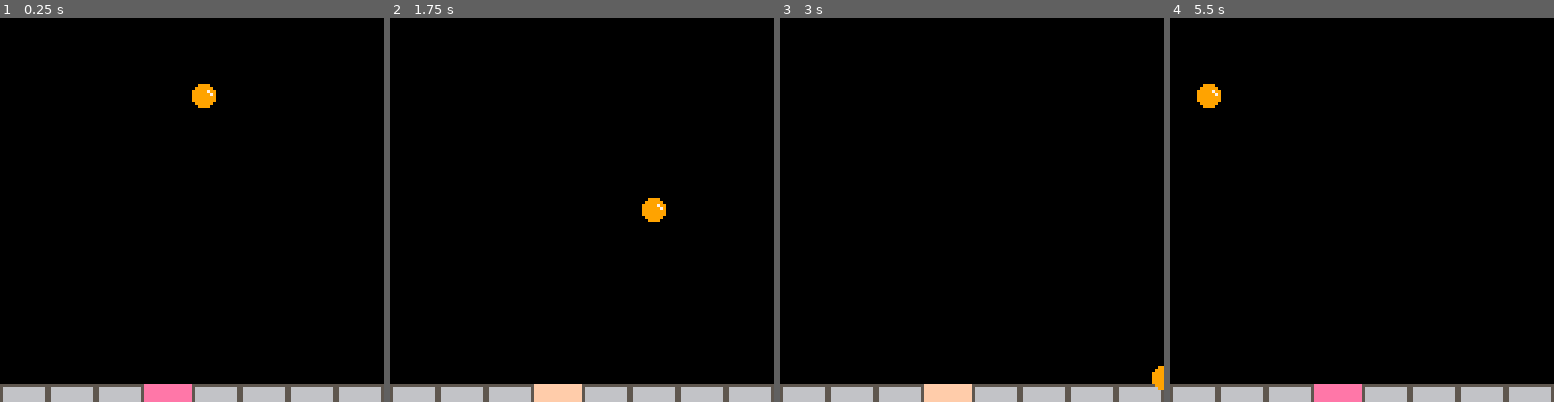
Above: before the commit, frames 1-4 (left to right).
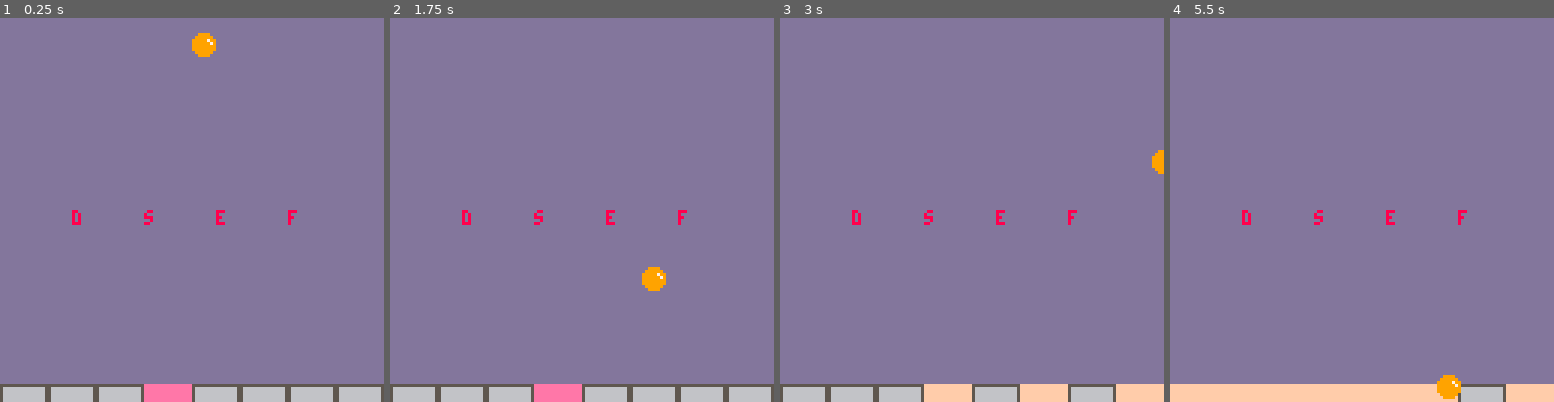
Above: after the commit, the same moments.

Repository: gmcaguilar/jingleballs
Game: PICO-8 cartridge soundofballs.p8
Same seed, same stepped clock (60 frames per second), same inputs: the game is played once before the commit and once after it.
Inputs:
- Up to frame 1 (0.25 s): no input
- Up to frame 2 (1.75 s): tap X (X key) at 0.33, 1.07 s; tap O (Z key) at 0.7, 1.7 s; hold Right from 1.6 s (still down); hold P2 Left from 1.6 s (still down)
- Up to frame 3 (3 s): tap X (X key) at 1.85, 2.97 s; release Right at 2.1 s; release P2 Left at 2.1 s; tap O (Z key) at 2.1, 2.5, 2.9 s; hold Up 2.15-2.42 s; hold P2 Down 2.15-2.42 s; hold Right from 2.47 s (still down); hold P2 Left from 2.47 s (still down)
- Up to frame 4 (5.5 s): release Right at 3.03 s; release P2 Left at 3.03 s; hold Left 3.08-3.58 s; hold P2 Right 3.08-3.58 s; tap O (Z key) every 0.4 s from 3.3 to 5.3 s; hold Down 3.63-3.97 s; hold P2 Up 3.63-3.97 s; hold Right 4.02-4.68 s; hold P2 Left 4.02-4.68 s; tap X (X key) at 4.08, 5.2 s; hold Up 4.73-5.03 s; hold P2 Down 4.73-5.03 s; hold Left from 5.08 s (still down); hold P2 Right from 5.08 s (still down)

The runs differ from the first frame. In frame 1, 95% of the frame differs, in the area x 0-100%, y 0-96%; in frame 2, 96%; in frame 3, 96%; in frame 4, 99%, in the area x 0-100%, y 0-100%.

Commit message:
too much changes that I can't remember anymore

Diff:
--- a/soundofballs.p8
+++ b/soundofballs.p8
@@ -14,12 +14,19 @@
  ballx = 64
  bally = 44
  balldx = 5
- balldy = -5
- gravity = 0.5
+ balldy = -6
+ gravity = 0.25
  on_ground = false
  holes = {false,false,false,true,false,false,false,false}
  ball_inside_hole = false
  t=0
+ i=1
+ keys = {"s","f","e","d"}
+ keys_chosen = {}
+ keys_entered_check = {}
+ keys_displayed = false
+ keys_entered = false
+
 end
 
 
@@ -27,18 +34,65 @@
  t += 1
  hit_edge()
  move_ball()
- hole_location()
+ check_btn()
+
+ for a=1,#keys_entered_check do
+  if keys_entered_check[a] != keys_chosen[a] then
+   keys_entered_check = {}
+   i=1
+   holes[rnd(8)+1] = true
+   break
+  end
+ end
+
+ if #keys_entered_check == 4  then
+  keys_entered = true
+  i=1
+ end
+
+ --[[if btnp(0,1) and then
+  keys_entered=true
+ end]]--
+
+ hole_hit()
+
+ for a=1,8 do
+  if not holes[a] then
+   break
+  elseif a == 8 then
+   stop()
+  end
+ end
+
+ if keys_entered then
+  keys_displayed = false
+
+ end
+
  if t%2 == 0 then
   pal(4,flr(rnd(2)+14))
  end
+
+ if not keys_displayed then
+  for a=1,4 do
+   key = flr(rnd(4))
+   keys_chosen[a] = key
+  end
+  keys_displayed = true
+
+ end
 end
 
 
 function _draw()
- cls()
+ cls(13)
  map(0,0,0,0,16,16)
  hole_light()
  spr(1,ballx,bally)
+ for a=1,4 do
+  local c = a>#keys_entered_check and 8 or 6
+  print(keys[keys_chosen[a]+1],24*a,64, c)
+ end
 end
 
 
@@ -52,20 +106,27 @@
  end
 end
 
-function hole_location()
+function hole_hit()
  for a = 1, 8 do
    if on_ground then
     if not ball_inside_hole then
      if holes[a] and ballx + 4 >= (a-1)*16 and ballx + 4 <= ((a-1)*16 )+16 then
-      holes[a] = false
+      if keys_entered then
+       holes[a] = false
+       keys_entered = false
+
+      end
+      random_num = a
      -- player gets one point
+     while random_num == a do
       random_num = flr(rnd(8)) + 1
+     end
       holes[random_num] = true
       ball_inside_hole = true
       ballx_past = ballx
       break
      elseif not holes[a] and ballx + 4 >= (a-1)*16 and ballx + 4 <= ((a-1)*16)+16 then
-      _init()
+      holes[a] = true
      end
     elseif ballx_past != ballx then
      ball_inside_hole = false
@@ -74,6 +135,16 @@
    end
  end
 end
+
+function check_btn()
+ for a=0,3 do
+  if btnp(a,1) then
+   keys_entered_check[i] = a
+   i+=1
+  end
+ end
+end
+
 
 
 function move_ball()
@@ -86,22 +157,20 @@
  if not on_ground then
   balldy += gravity
   bally += balldy
- end
-
- if btn(0) then
+ elseif on_ground then
+  if btnp(2,0) then
+   bally += balldy
+   on_ground = false
+  end
+ end
+
+ if btn(0,0) then
   ballx -= balldx
  end
 
- if btn(1) then
+ if btn(1,0) then
   ballx += balldx
  end
-
-if on_ground then
- if btnp(2) then
-  bally += balldy
-  on_ground = false
- end
-end
 
  --[[ if btn(3) then
   bally -= balldy
Renamed: assets.p8 -> gfx_assets.p8
